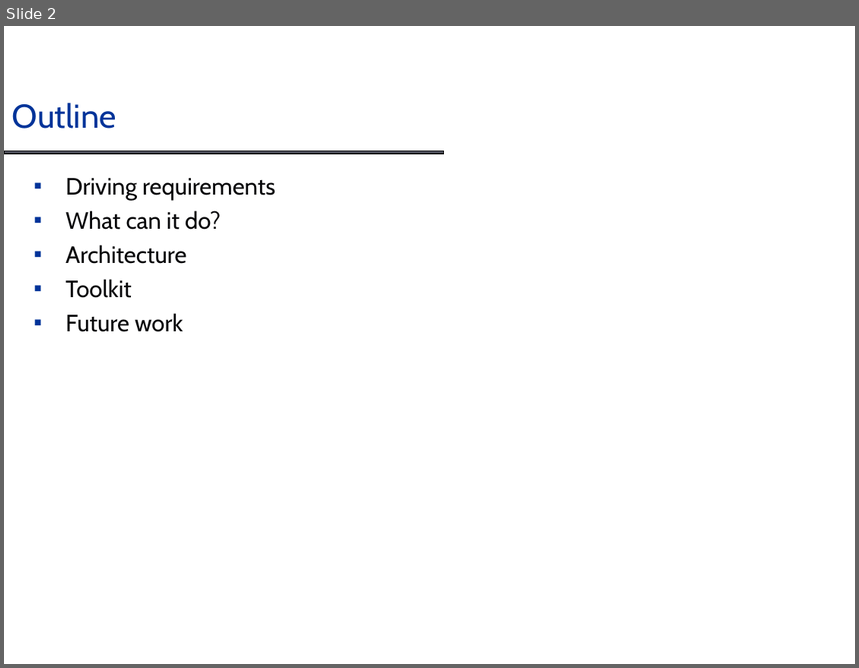
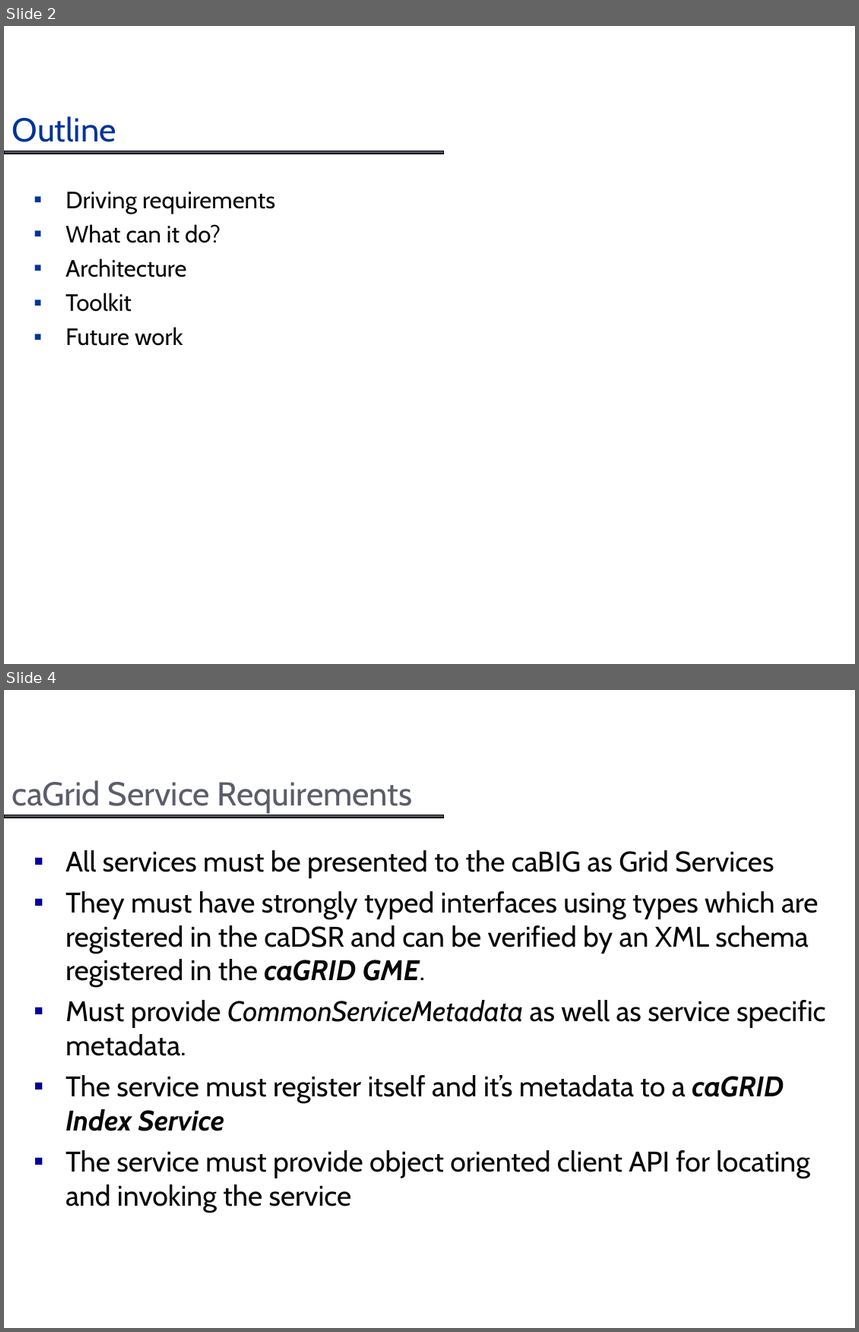
Before and after one commit to NCIP/cagrid-docs, a slide deck: presentations/introduce/Introduce_DIALOGUE2.ppt. Shown one above the other, each under a label of ours: slide 2 before the commit, slides 2 and 4 after it; the slides between them are not shown. The pictures are 859x668 and 859x1332 pixels, drawn with LibreOffice and Linux fonts; fonts in the diff are those of the drawing; background and template pictures are left out. Boxes give left, top, right and bottom in pixels: in the first picture for what was removed or moved away, otherwise in the second. Text is boxed around its words. In the diff, an @@ line names an element or a change of style, - is before the commit and + after.

```diff
--- a/presentations/introduce/Introduce_DIALOGUE2.ppt
+++ b/presentations/introduce/Introduce_DIALOGUE2.ppt
@@ slide 4 added at bbox=[4, 690, 855, 1328], background #FFFFFF; not listed: 1 template element that a slide beside it also shows @@
@@ title added at bbox=[12, 780, 413, 814], 28 pt, text #5B5D6B @@
+caGrid Service Requirements
@@ text added at bbox=[66, 850, 826, 1213], 24 pt, text #070709 @@
+▪ All services must be presented to the caBIG as Grid Services
+▪ They must have strongly typed interfaces using types which are registered in the caDSR and can be verified by an XML schema registered in the caGRID GME.
+▪ Must provide CommonServiceMetadata as well as service specific metadata.
+▪ The service must register itself and it’s metadata to a caGRID Index Service
+▪ The service must provide object oriented client API for locating and invoking the service
@@ slide 2 changed as well @@
@@ title "Outline": place and size @@
-title "Outline" at bbox=[12, 103, 116, 129]
+title "Outline" at bbox=[12, 116, 116, 142]
@@ text "Driving requirements": place and size @@
-text "Driving requirements" at bbox=[66, 178, 275, 332]
+text "Driving requirements" at bbox=[66, 192, 275, 346]
```
Also in this commit, not shown: 1 other slide changed, 34 other slides added.
